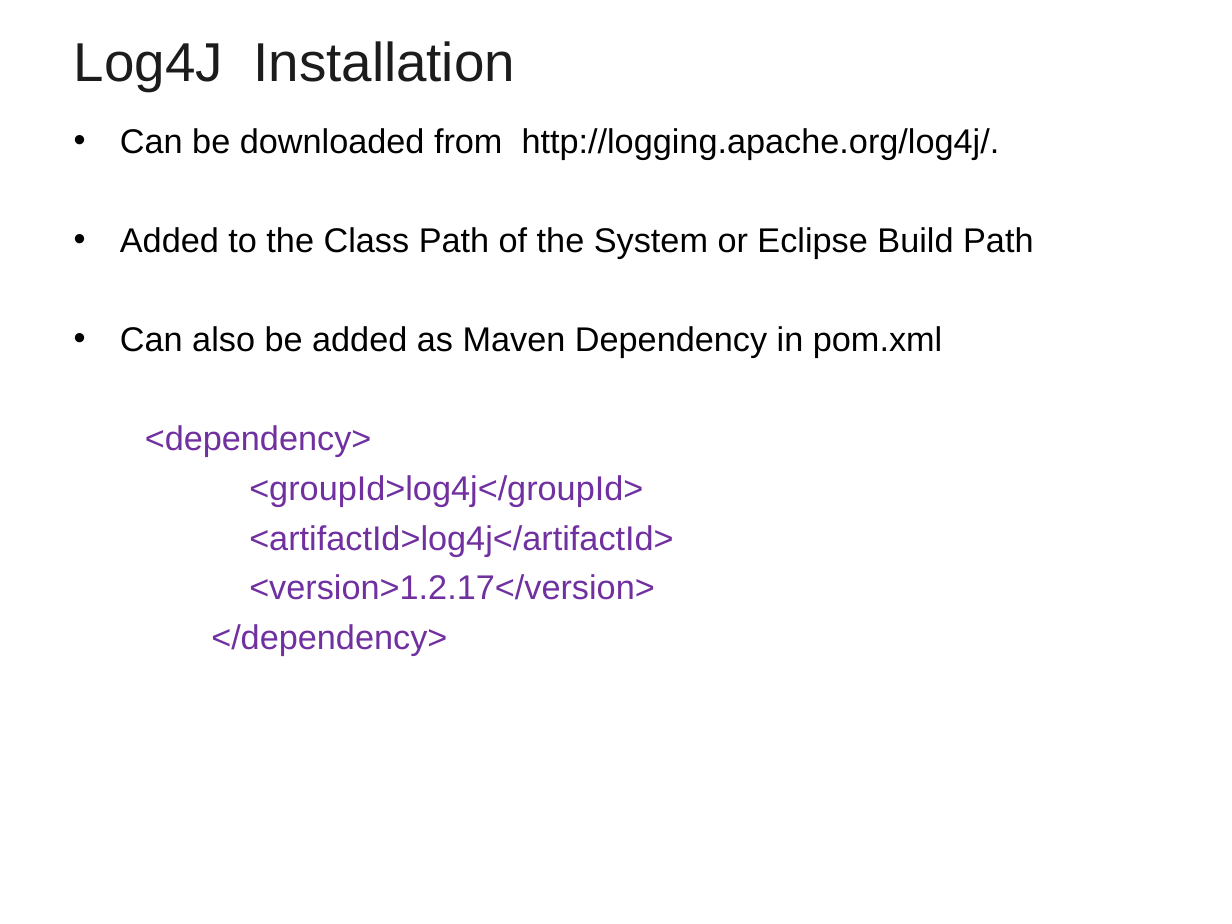
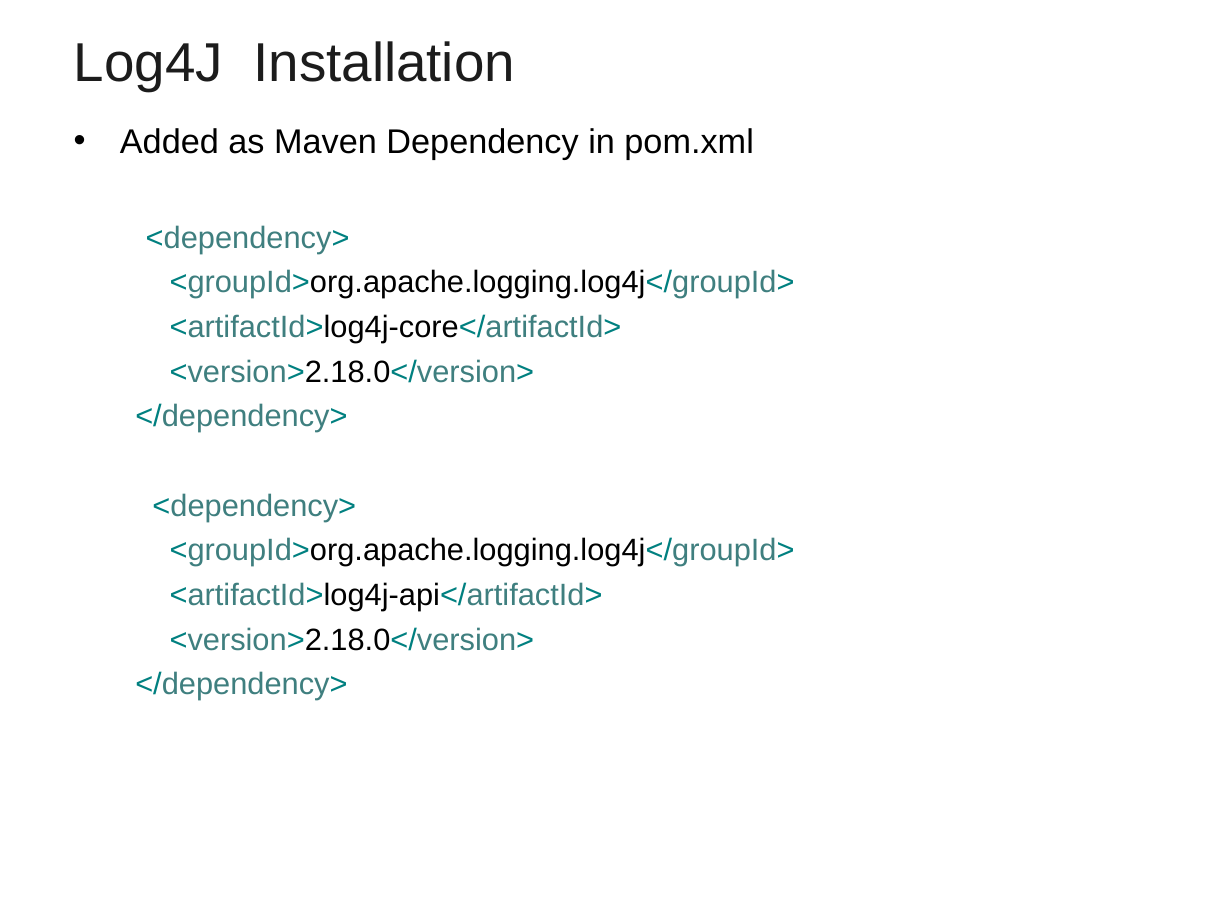
Before and after one commit to vatsank/freshers_sep_2022, a slide deck: slide 22 of Log4j.ppt (slide 20 before the commit). Drawn at 1232x924 pixels with LibreOffice and Linux fonts; fonts in the diff are those of the drawing; background and template pictures are left out. Boxes give left, top, right and bottom in pixels: in the first picture for what was removed or moved away, otherwise in the second. Text is boxed around its words. In the diff, an @@ line names an element or a change of style, - is before the commit and + after.

```diff
--- a/Log4j.ppt
+++ b/Log4j.ppt
@@ text at bbox=[120, 128, 753, 159]: text changed @@
-• Can be downloaded from http://logging.apache.org/log4j/.
-• Added to the Class Path of the System or Eclipse Build Path
-• Can also be added as Maven Dependency in pom.xml
+• Added as Maven Dependency in pom.xml
@@ text at bbox=[135, 225, 350, 432]: size 20 to 18 pt, text colour #7030A0 to #008080, text colour #7030A0 to #3F7F7F in "<dependency>", "</dependency>" @@
@@ text at bbox=[170, 269, 795, 383]: text changed; size 20 to 18 pt; text colour #7030A0 to #3F7F7F @@
-  <groupId>log4j</groupId>
-  <artifactId>log4j</artifactId>
-  <version>1.2.17</version>
+  <groupId>org.apache.logging.log4j</groupId>
+  <artifactId>log4j-core</artifactId>
+  <version>2.18.0</version>
@@ text at bbox=[135, 493, 795, 700]: paragraphs added @@
+  <dependency>
+  <groupId>org.apache.logging.log4j</groupId>
+  <artifactId>log4j-api</artifactId>
+  <version>2.18.0</version>
+  </dependency>
```
Also in this commit, not shown: 6 other slides changed, 5 slides added, 2 slides removed.
